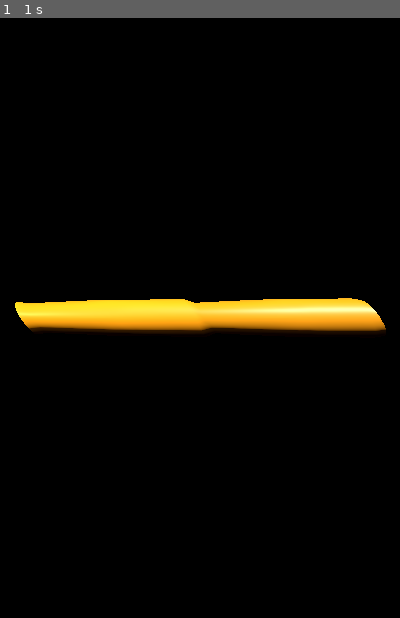
Above: before the commit, frame 1.
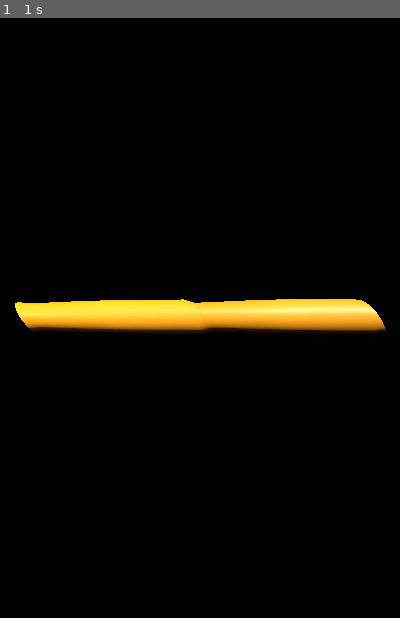
Above: after the commit, the same moment.

Repository: arnavaggarwal-dev/frylock
Game: Godot game, scene res://main.tscn
The game is run twice, just before and just after one commit, with the same random seed, the same clock (stepped at 60 frames per second) and the same inputs.
Inputs (mouse positions are in pixels of both pictures, inside the frame that each line leads up to):
- Up to frame 1 (1 s): tap Enter at 0.5 s; move the mouse to (288, 288) at 0.52 s; hold Right from 0.53 s (still down); tap Alt at 0.6 s; click (288, 288) at 0.67 s

The runs differ from the first frame. In frame 1, 0.1% of the frame differs, in the area x 4-97%, y 46-53%.

Commit message:
got sogginess engine to smoothen out the fry, working on sag physics now

Diff:
--- a/main.tscn
+++ b/main.tscn
@@ -2,6 +2,7 @@
 
 [ext_resource type="Script" uid="uid://bgn6bfhthwti3" path="res://main.gd" id="1_ig7tw"]
 [ext_resource type="Shader" uid="uid://j83w1wspc3kh" path="res://main.gdshader" id="2_0xm2m"]
+[ext_resource type="Script" uid="uid://bxu5osuyshti6" path="res://sogginess.gd" id="2_1bvp3"]
 [ext_resource type="AudioStream" uid="uid://bxel5pf76tpxp" path="res://assets/816237__qubodup__crunch.wav" id="3_h2yge"]
 
 [sub_resource type="FastNoiseLite" id="FastNoiseLite_0xm2m"]
@@ -19,7 +20,6 @@
 shader_parameter/noise_tex = SubResource("NoiseTexture2D_h2yge")
 
 [sub_resource type="CylinderMesh" id="CylinderMesh_1bvp3"]
-material = SubResource("ShaderMaterial_h2yge")
 top_radius = 0.08
 bottom_radius = 0.09
 radial_segments = 16
@@ -29,6 +29,7 @@
 script = ExtResource("1_ig7tw")
 
 [node name="World" type="Node3D" parent="." unique_id=1950313102]
+script = ExtResource("2_1bvp3")
 
 [node name="Camera3D" type="Camera3D" parent="World" unique_id=1787329774]
 transform = Transform3D(1, 0, 0, 0, 1, 0, 0, 0, 1, 0, 0, 2.2690659)
@@ -40,6 +41,7 @@
 
 [node name="Fry" type="MeshInstance3D" parent="World" unique_id=2071623522]
 transform = Transform3D(-4.371139e-08, -1, 0, 1, -4.371139e-08, 0, 0, 0, 1, 0, 0, 0)
+material_override = SubResource("ShaderMaterial_h2yge")
 mesh = SubResource("CylinderMesh_1bvp3")
 
 [node name="OmniLight3D" type="OmniLight3D" parent="." unique_id=1615832127]
--- /dev/null
+++ b/sogginess.gd
@@ -0,0 +1,44 @@
+extends Node3D
+
+@onready var fry = $Fry
+var soggy_factor := 0.0
+var sogginess_rate := 0.0
+var http_request: HTTPRequest
+
+func _ready():
+	print("sogginess script started")
+	http_request = HTTPRequest.new()
+	add_child(http_request)
+	http_request.request_completed.connect(_on_weather_received)
+	fetch_weather()
+
+func fetch_weather():
+	http_request.request("https://wttr.in/?format=j1")
+
+func _on_weather_received(_result, response_code, _headers, body):
+	if response_code != 200:
+		sogginess_rate = 0.0002
+		return
+
+	var json = JSON.new()
+	json.parse(body.get_string_from_utf8())
+	var data = json.get_data()
+
+	var humidity = float(data["current_condition"][0]["humidity"])
+	var temp_c = float(data["current_condition"][0]["temp_C"])
+
+	sogginess_rate = (humidity / 100.0) * 0.00015 + (max(temp_c, 0.0) / 40.0) * 0.00005
+
+	print("Humidity: ", humidity, " Temp: ", temp_c, " → Sogginess rate: ", sogginess_rate)
+
+func _process(delta):
+	if soggy_factor >= 1.0:
+		return
+
+	soggy_factor = min(soggy_factor + sogginess_rate * delta * 500.0, 1.0)
+
+	var mat = fry.get_active_material(0)
+	if mat:
+		mat.set_shader_parameter("soggy_factor", soggy_factor)
+	else:
+		print("still no material")
Not shown, added: sogginess.gd.uid
